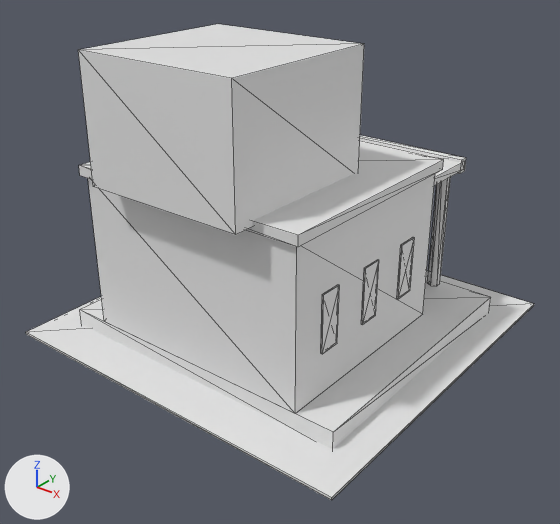
Before and after pictures for a commit that changed the glTF model assets/models/theatre_low.glb.
Both versions are drawn from a 50 mm camera at (9.08, -11.64, 8.54) aimed at (0.26, -0.62, 1.71). Arrows for +X, +Y and +Z are at lower left; the lights stay in place. The picture after the commit comes second. Mesh edges are drawn as thin lines. Where no turn or scale is listed for an object, it has been applied to the vertices. Vertices at exactly the same position are counted once.

In view in the first picture: 'Theatre'.
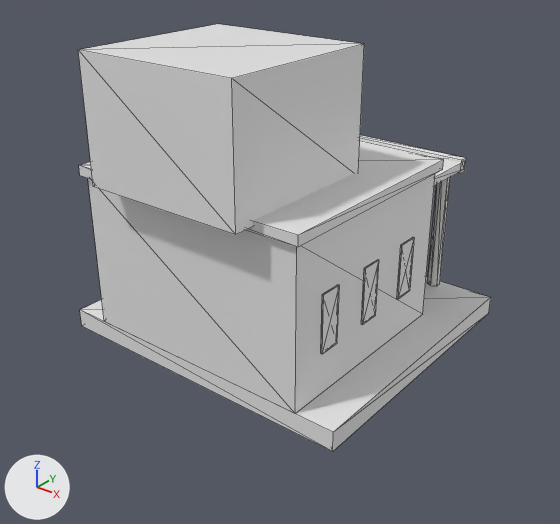
Boxes (x1, y1, x2, y2) around the edits, measured in the pictures (560 x 524 px):
'Theatre', reshaped (19% narrower, 10% shorter): before (26, 24, 534, 500); after (78, 24, 491, 451)
part 1 of me_theatre, deleted: before (26, 270, 534, 500)

The change in detail:
me_theatre is used by ob_theatre; location (0.0, 0.0, 0.0).
me_theatre had 207 vertices, 320 faces and spanned x -3.95..3.95, y -3.95..3.95, z 0.0..6.1.
me_theatre now has 199 vertices, 308 faces and spans x -3.3..3.3, y -3.5..3.15, z 0.0..6.1.
me_theatre part 1: the loose piece of 8 vertices spanning x -3.95..3.95, y -3.95..3.95, z 0.0..0.05 is deleted.
